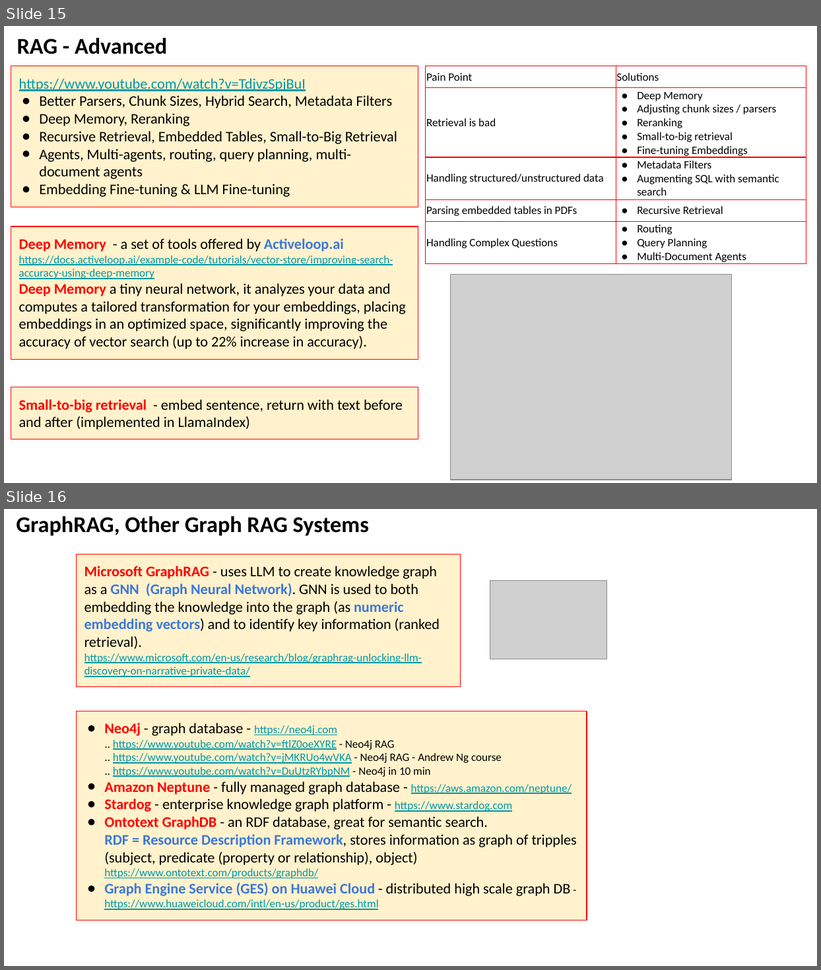
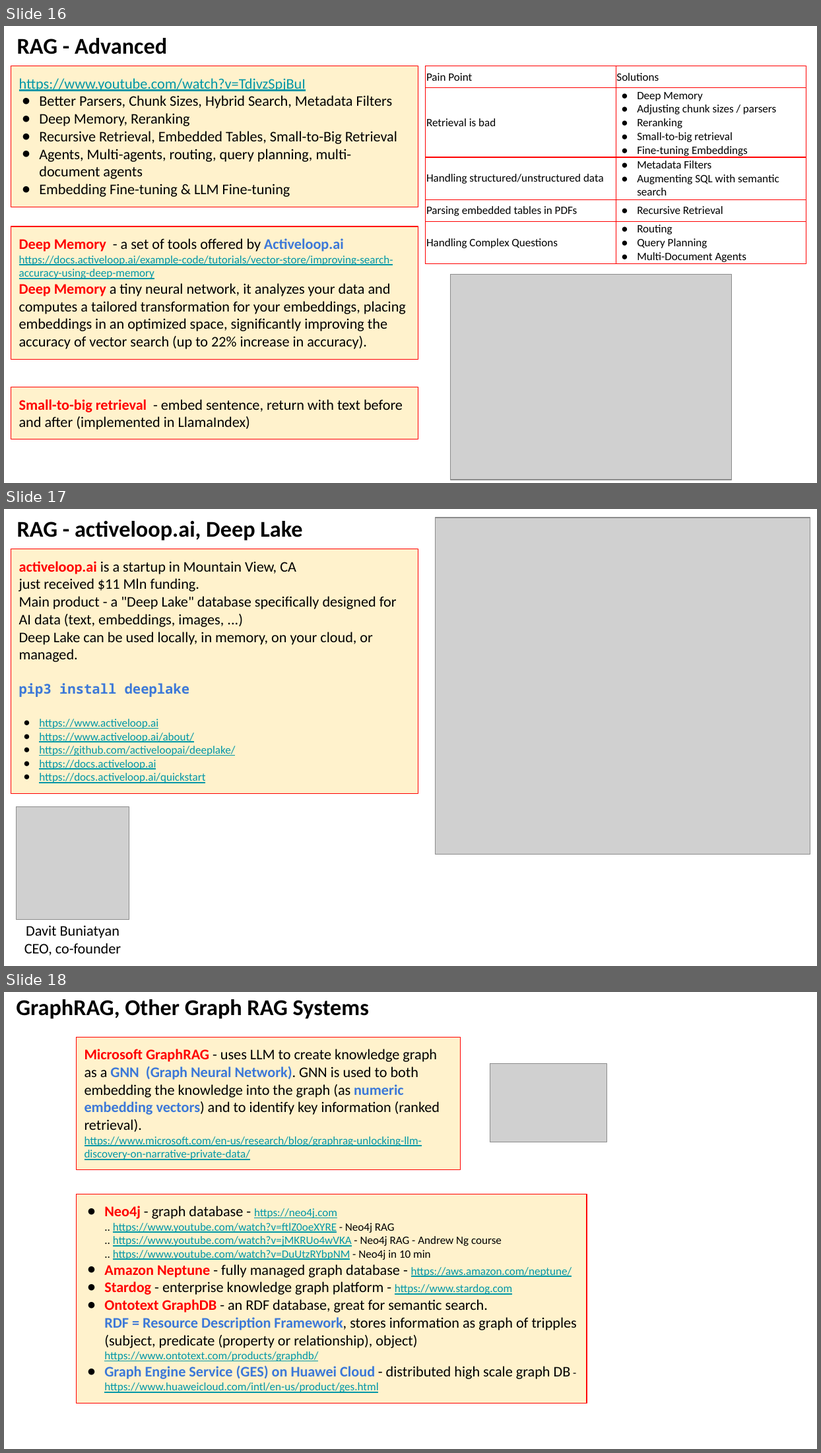
Before and after one commit to lselector/seminar, a slide deck: 2024/2024-03-29-AI-Updates.pptx. Shown one above the other, each under a label of ours: slides 15 and 16 before the commit, slides 16, 17 and 18 after it. The pictures are 821x970 and 821x1453 pixels, drawn with LibreOffice and Linux fonts; fonts in the diff are those of the drawing; grey boxes stand for pictures. Boxes give left, top, right and bottom in pixels: in the first picture for what was removed or moved away, otherwise in the second. Text is boxed around its words. In the diff, an @@ line names an element or a change of style, - is before the commit and + after.

```diff
--- a/2024/2024-03-29-AI-Updates.pptx
+++ b/2024/2024-03-29-AI-Updates.pptx
@@ slide 17 added at (4, 509, 817, 966), background #FFFFFF @@
@@ text added at (17, 521, 302, 541), 20 pt, text #000000, bold @@
+RAG - activeloop.ai, Deep Lake
@@ picture added at (435, 518, 810, 855) @@
@@ rectangle added at (11, 549, 418, 793), fill #FFF2CC, outline #FF0000 0.75 pt, 13 pt, text #000000 @@
+activeloop.ai is a startup in Mountain View, CA
+just received $11 Mln funding.
+Main product - a "Deep Lake" database specifically designed for AI data (text, embeddings, images, ...)
+Deep Lake can be used locally, in memory, on your cloud, or managed.
+pip3 install deeplake
+● https://www.activeloop.ai
+● https://www.activeloop.ai/about/
+● https://github.com/activeloopai/deeplake/
+● https://docs.activeloop.ai
+● https://docs.activeloop.ai/quickstart
@@ picture added at (16, 807, 129, 920) @@
@@ text added at (24, 925, 121, 956), 13 pt, text #000000 @@
+Davit Buniatyan
+CEO, co-founder
@@ what was slide 15 is now slide 16 @@
@@ what was slide 16 is now slide 18 @@
```
Also in this commit, not shown: 5 slides changed, 2 other slides added, 1 slide removed.
